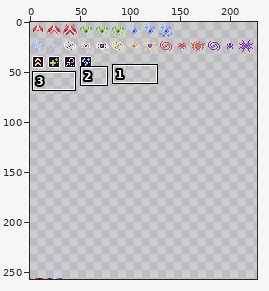
Edited in one commit: sprite sheet (legion5-for/legion5-for.png). Above, an overview of the earlier version with the close-up marked.
Close-up. Old version:
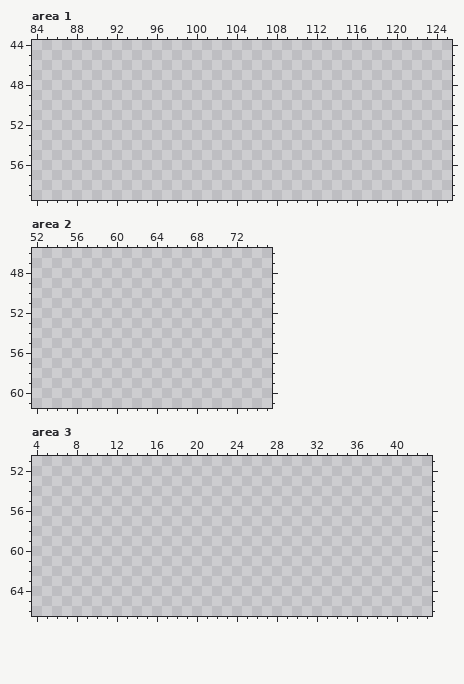
The file is 256x257 pixels. Shown: area 1: x 84..125, y 44..59; area 2: x 52..75, y 46..61; area 3: x 4..43, y 51..66. The wide view leaves out empty margins.
Now the later version:
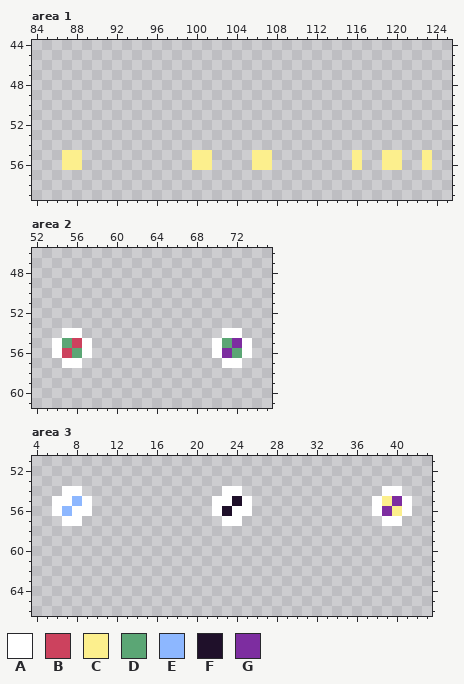
Palette (. is transparent): A #ffffff  B #cc425e  C #fcef8d  D #5ba675  E #8db7ff  F #1f102a  G #7d2da0
The edit:
{"where": "area 1"}
{"y":55,"x":87,"old":"..","new":"CC"}
{"y":55,"x":100,"old":"..","new":"CC"}
{"y":55,"x":106,"old":"..","new":"CC"}
{"y":55,"x":116,"old":".","new":"C"}
{"y":55,"x":119,"old":"..","new":"CC"}
{"y":55,"x":123,"old":".","new":"C"}
{"y":56,"x":87,"old":"..","new":"CC"}
{"y":56,"x":100,"old":"..","new":"CC"}
{"y":56,"x":106,"old":"..","new":"CC"}
{"y":56,"x":116,"old":".","new":"C"}
{"y":56,"x":119,"old":"..","new":"CC"}
{"y":56,"x":123,"old":".","new":"C"}
{"where": "area 2"}
{"y":54,"x":55,"old":"..","new":"AA"}
{"y":54,"x":71,"old":"..","new":"AA"}
{"y":55,"x":54,"old":"....","new":"ADBA"}
{"y":55,"x":70,"old":"....","new":"ADGA"}
{"y":56,"x":54,"old":"....","new":"ABDA"}
{"y":56,"x":70,"old":"....","new":"AGDA"}
{"y":57,"x":55,"old":"..","new":"AA"}
{"y":57,"x":71,"old":"..","new":"AA"}
{"where": "area 3"}
{"y":54,"x":7,"old":"..","new":"AA"}
{"y":54,"x":23,"old":"..","new":"AA"}
{"y":54,"x":39,"old":"..","new":"AA"}
{"y":55,"x":6,"old":"....","new":"AAEA"}
{"y":55,"x":22,"old":"....","new":"AAFA"}
{"y":55,"x":38,"old":"....","new":"ACGA"}
{"y":56,"x":6,"old":"....","new":"AEAA"}
{"y":56,"x":22,"old":"....","new":"AFAA"}
{"y":56,"x":38,"old":"....","new":"AGCA"}
{"y":57,"x":7,"old":"..","new":"AA"}
{"y":57,"x":23,"old":"..","new":"AA"}
{"y":57,"x":39,"old":"..","new":"AA"}
